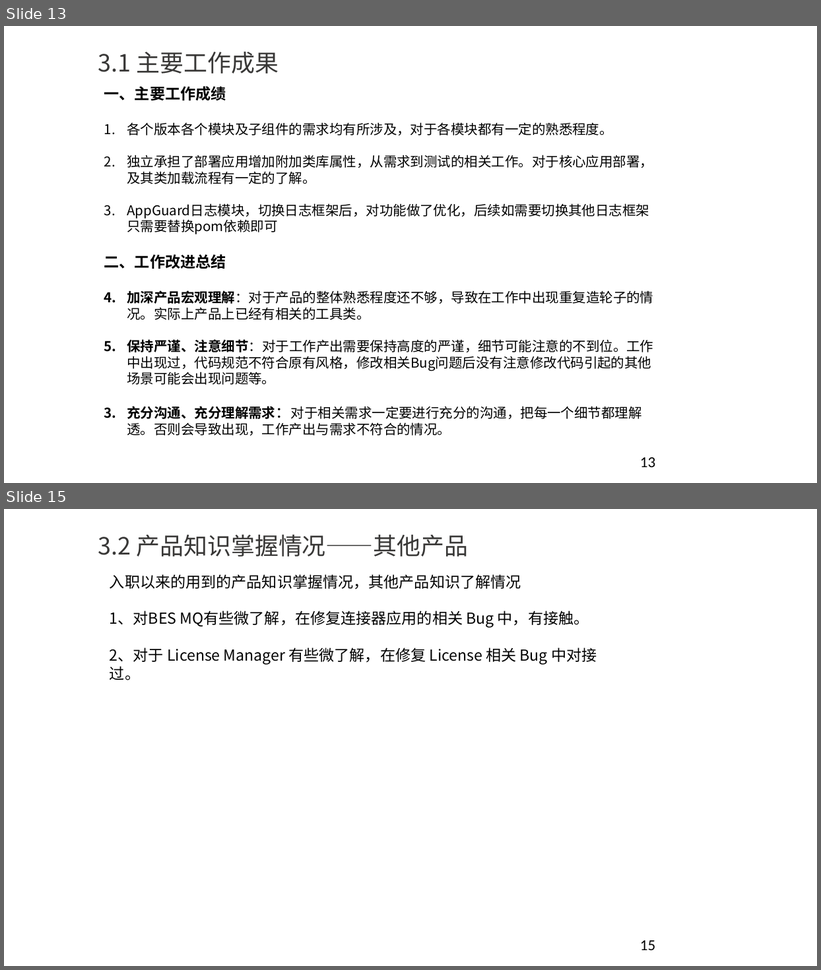
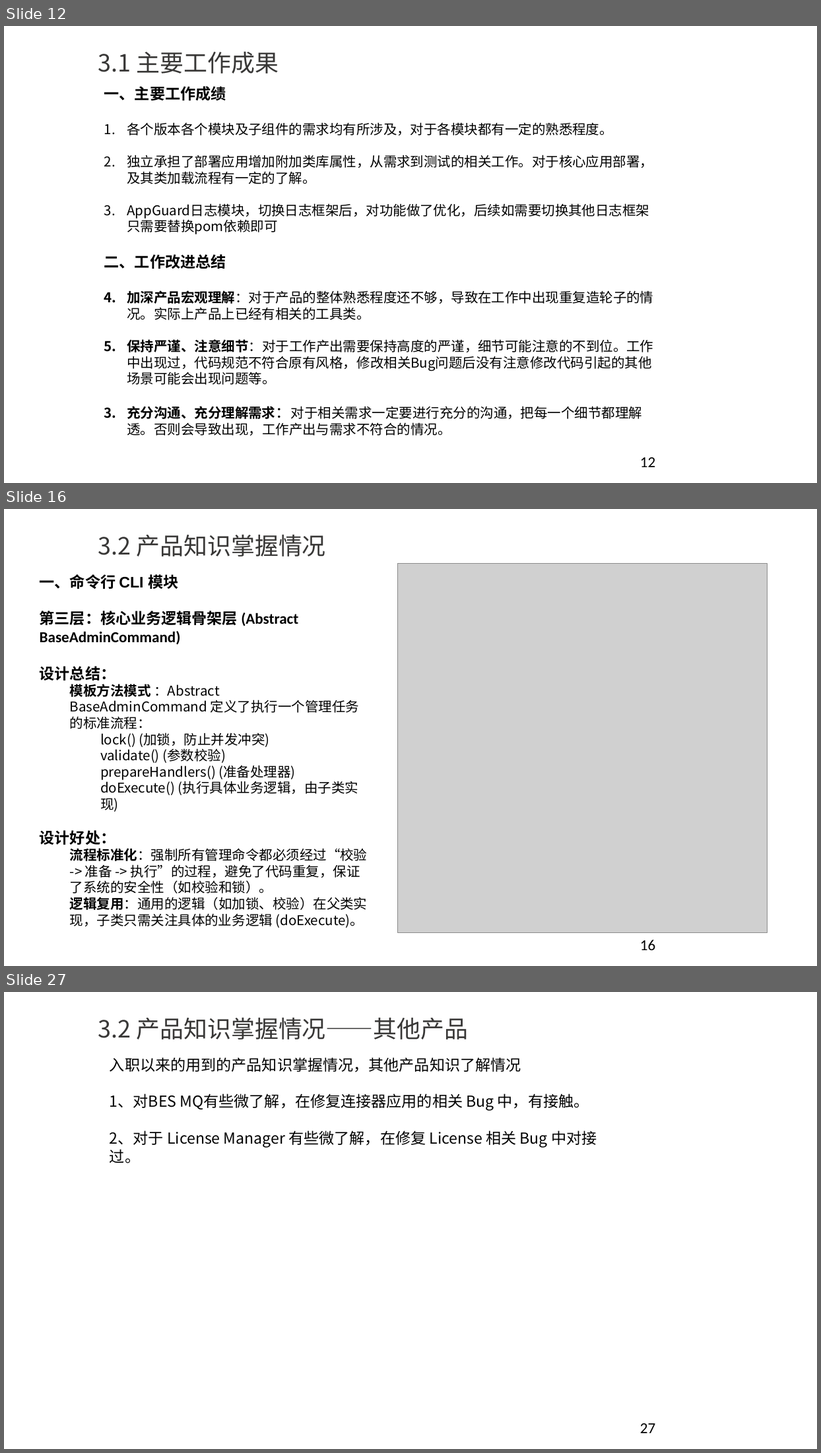
Before and after one commit to YouYouYouYouChe/Documents, a slide deck: 任职资格评审ppt-李世龙.pptx. Shown one above the other, each under a label of ours: slides 13 and 15 before the commit, slides 12, 16 and 27 after it; the slides between them are not shown. The pictures are 821x970 and 821x1453 pixels, drawn with LibreOffice and Linux fonts; fonts in the diff are those of the drawing; grey boxes stand for pictures; background and template pictures are left out. Boxes give left, top, right and bottom in pixels: in the first picture for what was removed or moved away, otherwise in the second. Text is boxed around its words. In the diff, an @@ line names an element or a change of style, - is before the commit and + after.

```diff
--- a/任职资格评审ppt-李世龙.pptx
+++ b/任职资格评审ppt-李世龙.pptx
@@ slide 16 added at box(4, 509, 817, 966), background #FFFFFF @@
@@ title added at box(98, 535, 326, 557), 28 pt, text #383736 @@
+3.2 产品知识掌握情况
@@ picture added at box(397, 563, 767, 933) @@
@@ text added at box(40, 574, 368, 928), 16 pt, text #000000 @@
+一、命令行 CLI 模块
+第三层：核心业务逻辑骨架层 (Abstract BaseAdminCommand)
+设计总结：
+  模板方法模式 ：Abstract BaseAdminCommand 定义了执行一个管理任务的标准流程：
+    lock() (加锁，防止并发冲突)
+    validate() (参数校验)
+    prepareHandlers() (准备处理器)
+    doExecute() (执行具体业务逻辑，由子类实现)
+设计好处：
+  流程标准化：强制所有管理命令都必须经过“校验 -> 准备 -> 执行”的过程，避免了代码重复，保证了系统的安全性（如校验和锁）。
+  逻辑复用：通用的逻辑（如加锁、校验）在父类实现，子类只需关注具体的业务逻辑 (doExecute)。
@@ page number added at box(640, 940, 655, 951), 18 pt, text #000000 @@
+16
@@ what was slide 13 is now slide 12 @@
@@ page number at box(640, 458, 655, 468): text changed @@
-13
+12
@@ what was slide 15 is now slide 27 @@
@@ page number at box(640, 1424, 655, 1434): text changed @@
-15
+27
```
Also in this commit, not shown: 13 other slides added, 2 slides removed.
